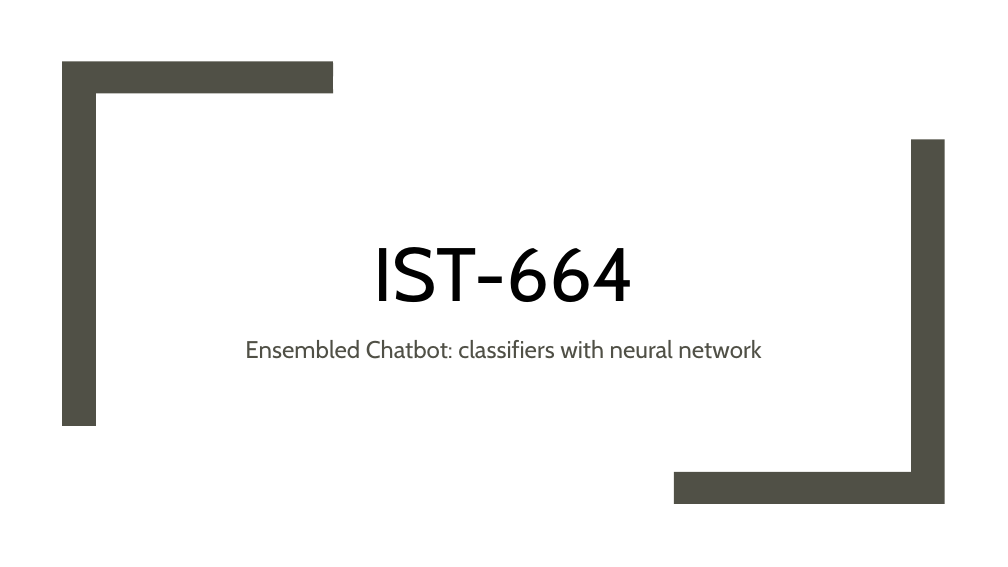
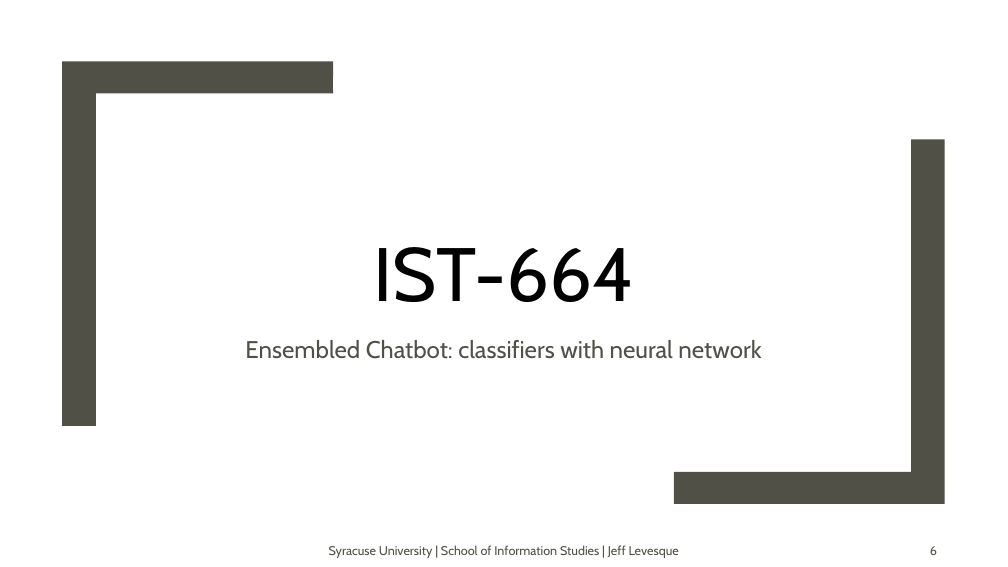
Before and after one commit to jeff1evesque/ist-exit-portfolio, a slide deck: slide 6 of presentation.pptx. Drawn at 1008x567 pixels with LibreOffice and Linux fonts; fonts in the diff are those of the drawing; background and template pictures are left out. Boxes give left, top, right and bottom in pixels: in the first picture for what was removed or moved away, otherwise in the second. Text is boxed around its words. In the diff, an @@ line names an element or a change of style, - is before the commit and + after.

```diff
--- a/presentation.pptx
+++ b/presentation.pptx
@@ text added at [329, 545, 679, 558], 12 pt, text #505046 @@
+Syracuse University | School of Information Studies | Jeff Levesque
@@ page number added at [930, 546, 937, 555], 12 pt, text #505046 @@
+6
```
Also in this commit, not shown: 7 other slides changed.
